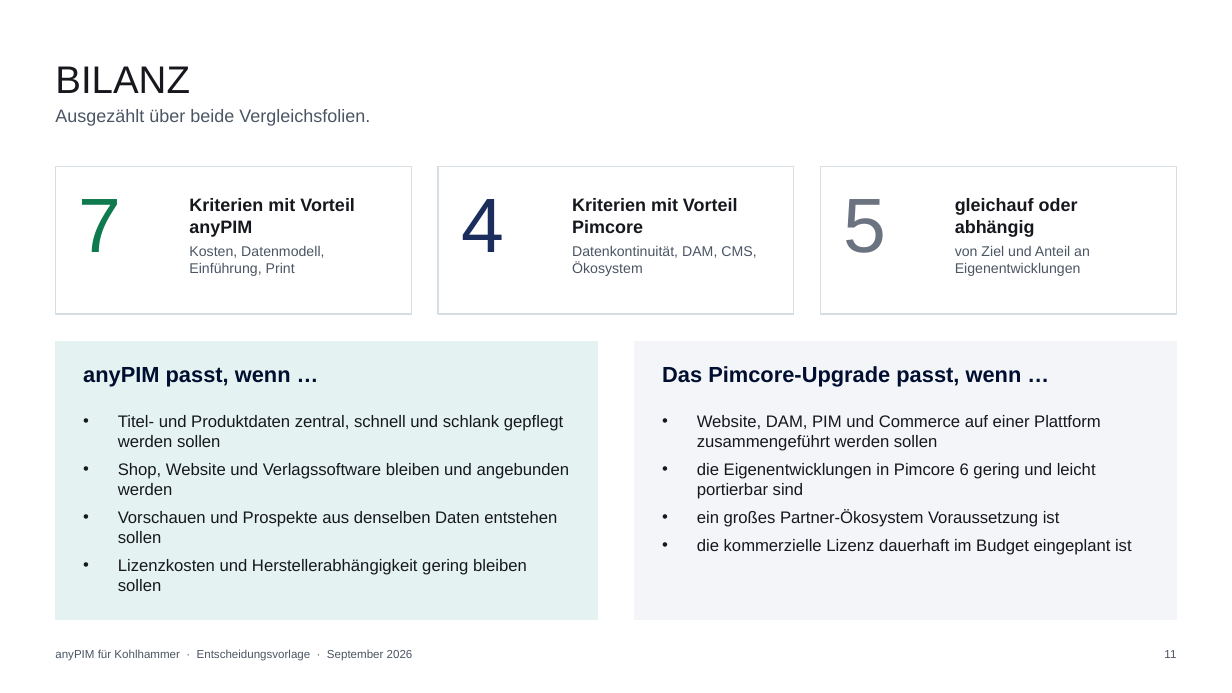
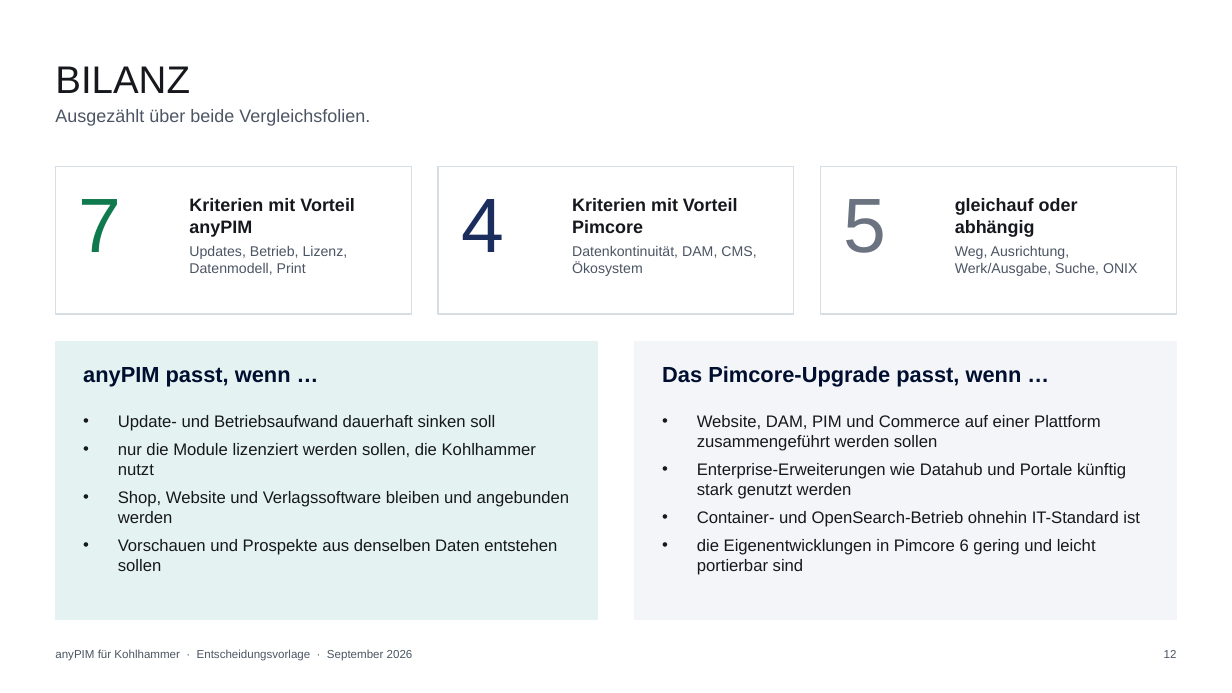
Before and after one commit to incoxx/publixx-pim, a slide deck: slide 12 of docs/sales/kohlhammer-anypim-vs-pimcore.pptx (slide 11 before the commit). Drawn at 1232x693 pixels with LibreOffice and Linux fonts; fonts in the diff are those of the drawing. Boxes give left, top, right and bottom in pixels: in the first picture for what was removed or moved away, otherwise in the second. Text is boxed around its words. In the diff, an @@ line names an element or a change of style, - is before the commit and + after.

```diff
--- a/docs/sales/kohlhammer-anypim-vs-pimcore.pptx
+++ b/docs/sales/kohlhammer-anypim-vs-pimcore.pptx
@@ text at (189, 246, 348, 275): text changed @@
-Kosten, Datenmodell, Einführung, Print
+Updates, Betrieb, Lizenz, Datenmodell, Print
@@ text at (955, 246, 1138, 276): text changed @@
-von Ziel und Anteil an Eigenentwicklungen
+Weg, Ausrichtung, Werk/Ausgabe, Suche, ONIX
@@ text at (118, 415, 536, 475): text changed @@
-• Titel- und Produktdaten zentral, schnell und schlank gepflegt werden sollen
+• Update- und Betriebsaufwand dauerhaft sinken soll
+• nur die Module lizenziert werden sollen, die Kohlhammer nutzt
@@ text at (697, 463, 1140, 527): paragraphs added @@
+• Enterprise-Erweiterungen wie Datahub und Portale künftig stark genutzt werden
+• Container- und OpenSearch-Betrieb ohnehin IT-Standard ist
@@ text at (697, 509, 1132, 555): paragraphs removed @@
-• ein großes Partner-Ökosystem Voraussetzung ist
-• die kommerzielle Lizenz dauerhaft im Budget eingeplant ist
@@ text at (118, 559, 527, 591): paragraph removed @@
-• Lizenzkosten und Herstellerabhängigkeit gering bleiben sollen
@@ text at (1164, 650, 1177, 658): text changed @@
-11
+12
```
Also in this commit, not shown: 11 other slides changed, 1 slide added, 2 other files.
